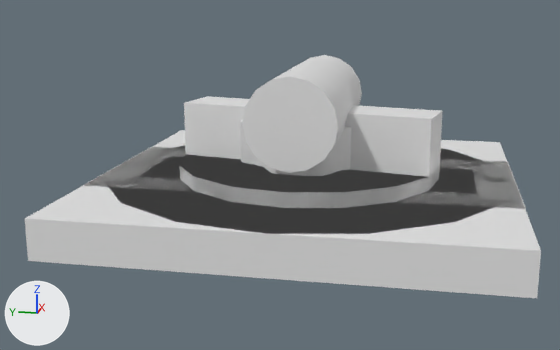
What one commit did to the FBX model Assets/Models/buttons.fbx.
Before and after are seen from a 50 mm camera at (-0.359, -0.058, 0.105) aimed at (-0.007, 0.013, 0.017). Every picture has the same lights, and +X, +Y and +Z are marked at lower left. Where no turn or scale is listed for an object, it has been applied to the vertices. Vertices at the same position are counted once.

Objects in the first picture: 'base_01', 'base_02', 'base_03', 'button_01', 'button_02', 'button_03', 'lever_01'.
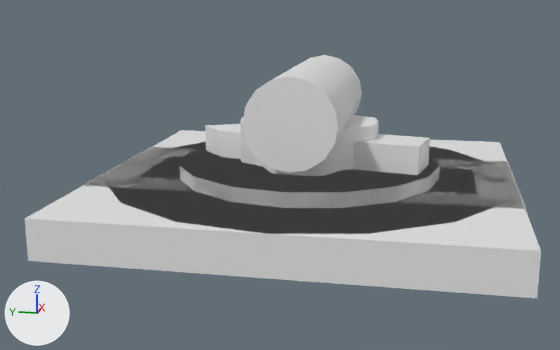
Pixel boxes (x1, y1, x2, y2) of what changed, in the pictures (560 x 350 px):
'button_02', reshaped: before (180, 96, 443, 192); after (180, 124, 440, 192)
part 1 of me_circle_001, added: after (205, 124, 430, 175)
part 2 of me_circle_001, cut back: before (184, 96, 443, 179); after (184, 146, 440, 179)

Diff of the bpy script that builds the scene:
```diff
--- a/Assets/Models/buttons.fbx.py
+++ b/Assets/Models/buttons.fbx.py
@@ me_circle_001 @@
 # used by ob_button_02; location = (0.0, 0.0, 0.0)
 # verts and faces of me_circle_001; kept vertices keep their numbers, new ones are numbered from 36
 # before: 16 (-0.0235, 0.0568, 0.0239) at pixel (179, 165), 17 (0.0, 0.0615, 0.0239) at pixel (185, 154), 18 (-0.0435, 0.0435, 0.0239) at pixel (194, 176), 19 (-0.0568, 0.0235, 0.0239) at pixel (230, 186), 20 (-0.0615, 0.0, 0.0239) at pixel (284, 192)
 # before: 21 (-0.0568, -0.0235, 0.0239) at pixel (343, 192), 22 (-0.0435, -0.0435, 0.0239) at pixel (395, 186), 23 (-0.0235, -0.0568, 0.0239) at pixel (428, 176), 24 (0.0, -0.0615, 0.0239) at pixel (439, 165), 25 (0.0235, -0.0568, 0.0239)
 # before: 26 (0.0435, -0.0435, 0.0239), 27 (0.0568, -0.0235, 0.0239), 28 (0.0615, 0.0, 0.0239), 29 (0.0568, 0.0235, 0.0239), 30 (0.0435, 0.0435, 0.0239)
 # before: 31 (0.0235, 0.0568, 0.0239), 32 (0.0, -0.0615, 0.0495) at pixel (442, 110), 33 (-0.0235, -0.0568, 0.0495) at pixel (431, 118), 34 (0.0, 0.0615, 0.0495) at pixel (184, 102), 35 (0.0235, 0.0568, 0.0495) at pixel (207, 96)
-me_circle_001.from_pydata(...)  # 36 vertices, 23 faces; spans x -0.0615..0.0615, y -0.0615..0.0615, z 0.0..0.0495
+me_circle_001.from_pydata(...)  # 45 vertices, 27 faces; spans x -0.0615..0.0615, y -0.0615..0.0615, z 0.0..0.0367
+# me_circle_001 part 1: a new loose piece of 13 vertices spanning x -0.0216..0.0188, y -0.0563..0.0543, z 0.0239..0.0367
+# me_circle_001 part 2
+delete_vertices([*range(32, 36)])  # with the faces that use them
+delete_faces([(24, 25, 26, 27, 28, 29, 30, 31), (16, 18, 19, 20, 21, 22, 23, 17)])
+faces += [(16, 18, 19, 20, 21, 22, 23, 24, 25, 26, 27, 28, 29, 30, 31, 17)]
```
